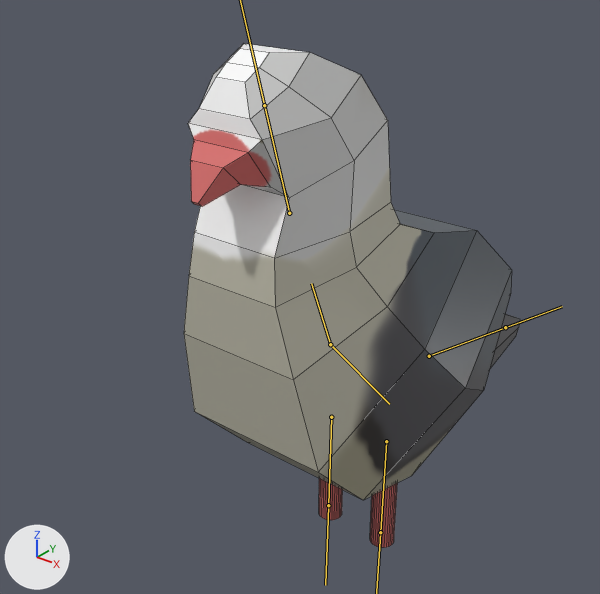
A saved change to the FBX model Assets/Resources/fbx/pigeon.fbx.
Both versions are drawn from a 50 mm lens placed at (4.95, -7.47, 3.76), pointed at (-0.81, -0.27, -0.71). Lighting does not change. The marker at lower left points along +X, +Y and +Z. The bones that bend it are drawn over the model as lines. Mesh edges are drawn as thin lines.
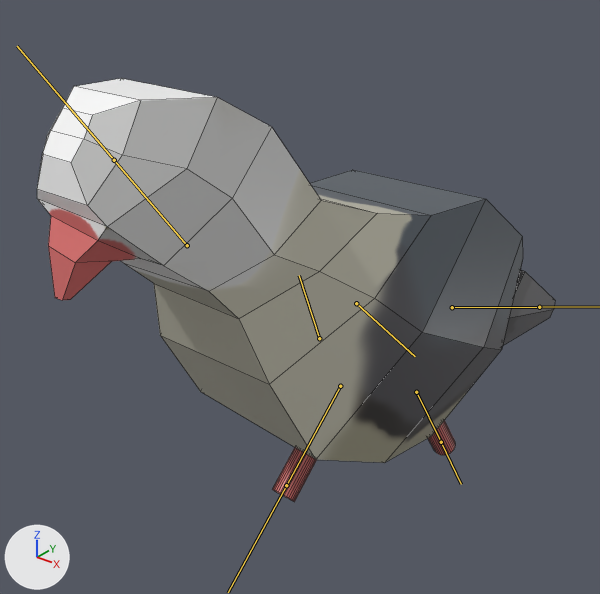
The newer file adds an action. The first version stands in its rest pose; the second is drawn at frame 5 of the action 'Pigeon|run'.

Changed parts and their boxes [x1, y1, x2, y2] in the pictures (600 x 594 px):
'Cube', posed (54% wider, 16% shorter)
    before: [184, 44, 520, 548]
    after: [37, 78, 555, 502]
bone 'torso', root to tip
    before: (330, 344) to (311, 283)
    after: (319, 338) to (299, 275)
bone 'head', root to tip
    before: (289, 213) to (264, 105)
    after: (187, 245) to (114, 160)
bone 'legKeeper', root to tip
    before: (330, 344) to (389, 404)
    after: (356, 303) to (415, 356)
bone 'tail', root to tip
    before: (429, 356) to (505, 327)
    after: (452, 307) to (539, 307)
bone 'leftLeg', root to tip
    before: (386, 441) to (380, 532)
    after: (416, 392) to (441, 442)
bone 'rightLeg', root to tip
    before: (331, 417) to (328, 505)
    after: (340, 386) to (286, 485)

The edits, one by one:
Bone 'torso' (bone_torso) moves from (0.0, 0.0, 0.0) to (0.004, 0.093, 0.052).
Bone 'head' (bone_head) moves from (0.0, 0.0, 0.0) to (-0.035, 0.074, 0.402).
Bone 'head' (bone_head) turns from (0, 0, 0) to (20, 0, 0) degrees about its own x, y and z.
Bone 'legKeeper' (bone_legkeeper) moves from (0.0, 0.0, 0.0) to (0.008, 0.119, 0.23).
Bone 'legKeeper' (bone_legkeeper) turns from (0, 0, 0) to (5, 0, 1) degrees about its own x, y and z.
Bone 'tail' (bone_tail) turns from (0, 0, 0) to (-10, 1, -8) degrees about its own x, y and z.
Bone 'leftLeg' (bone_leftleg) moves from (0.0, 0.0, 0.0) to (0.0, 0.0, 0.023).
Bone 'leftLeg' (bone_leftleg) turns from (0, 0, 0) to (29, 0, -1) degrees about its own x, y and z.
Bone 'rightLeg' (bone_rightleg) moves from (0.0, 0.0, 0.0) to (0.0, 0.0, -0.15).
Bone 'rightLeg' (bone_rightleg) turns from (0, 0, 0) to (-54, 0, 0) degrees about its own x, y and z.
